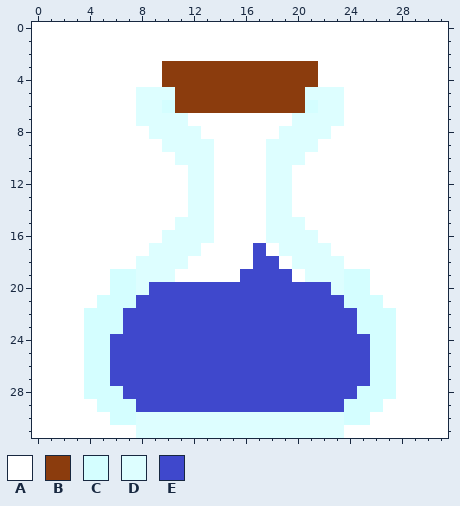
Two versions of one pixel-art sprite, assets/item/upSpeedMoveElixir.png. Above: the version before the commit.
The file is 32x32 pixels. Pixels under 10% opacity are left out. Colours within 5 levels of each other are drawn and written as one.
Palette (. is transparent): A #ffffff  B #8b3c0d  C #d4feff  D #ddfeff  E #3f48cc
Once edited:
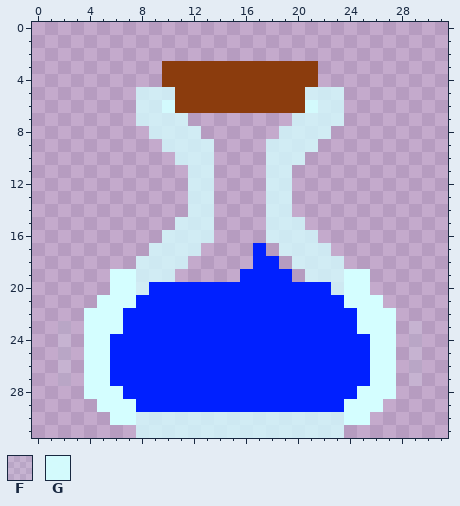
Colours new in this view: F #d4feff1a  G #d4fefff4
The exact change:
colour D: #ddfeff -> #d4feffc9
colour E: #3f48cc -> #0020ff
Changed rows in their new state; - is a pixel that keeps its letter.
first column x 0:
 0 ................................
 1 ................................
 2 ................................
 3 ..........------------..........
 4 ..........------------..........
 5 ........----------------........
 6 ........--G----------G--........
 7 ........----........----........
 8 .........----......----.........
 9 ..........----....----..........
10 ...........---....---...........
11 ............--....--............
12 ............--....--............
13 ............--....--............
14 ............--....--............
15 ...........---....---...........
16 ..........----....----..........
17 .........----....-.----.........
18 ........----.....--.----........
19 ......-----.....----.-----......
20 ......--------------------......
21 .....----------------------.....
22 ....------------------------....
23 ..F.------------------------.F..
24 ..F.------------------------.F..
25 ..F.------------------------.F..
26 ..F.------------------------.F..
27 ..F.------------------------.F..
28 ....------------------------....
29 .....----------------------.....
30 ......--------------------......
31 ........----------------........
